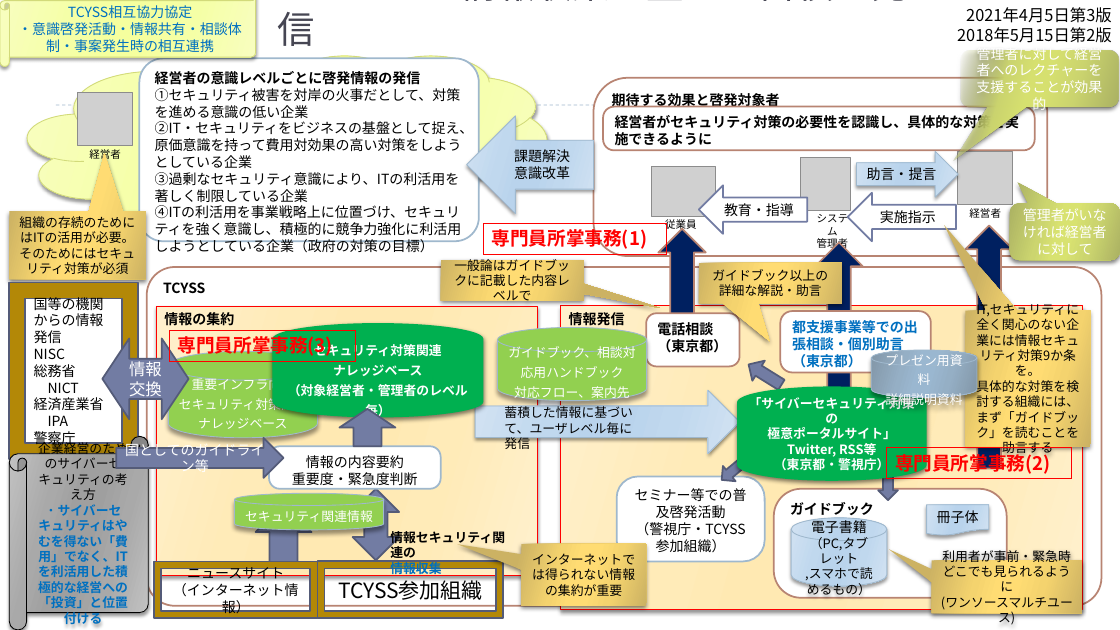
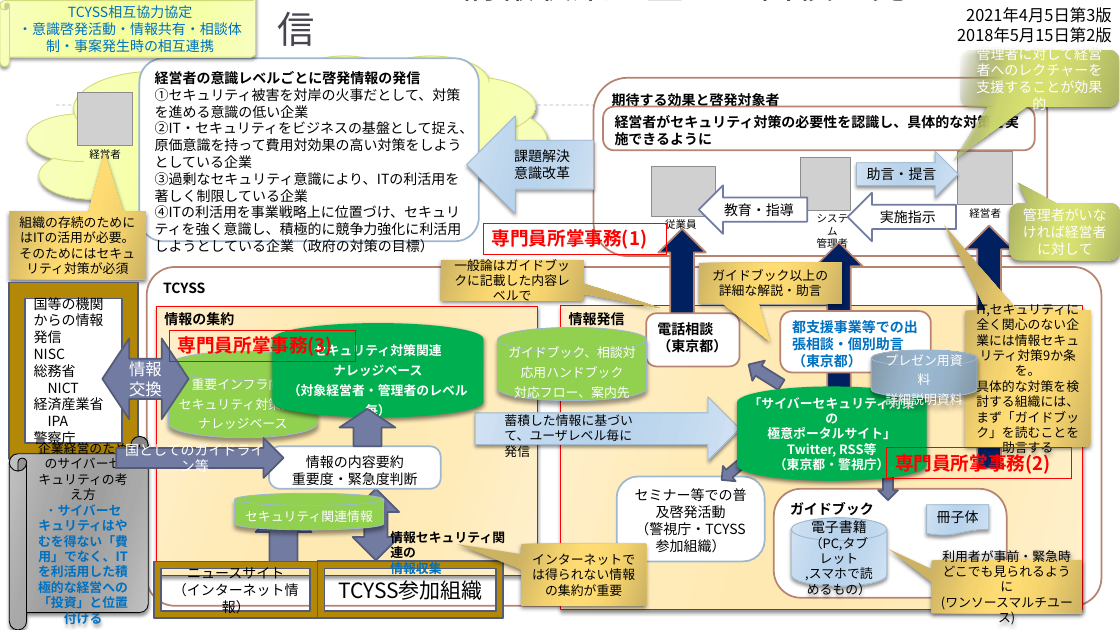
Before and after one commit to BlueMoon55/Presentation_Doc, a slide deck: slide 1 of Cyber/TCYSSでの情報収集・蓄積と発信.pptx. Drawn at 1120x630 pixels with LibreOffice and Linux fonts; fonts in the diff are those of the drawing; grey boxes stand for pictures. Boxes give left, top, right and bottom in pixels: in the first picture for what was removed or moved away, otherwise in the second. Text is boxed around its words. In the diff, an @@ line names an element or a change of style, - is before the commit and + after.

Commit message:
20210712

```diff
--- a/Cyber/TCYSSでの情報収集・蓄積と発信.pptx
+++ b/Cyber/TCYSSでの情報収集・蓄積と発信.pptx
@@ right arrow: place and size @@
-right arrow at box(476, 390, 740, 453)
+right arrow at box(476, 397, 740, 460)
@@ text "蓄積した情報に基づいて、ユーザレベル毎に発信": place and size @@
-text "蓄積した情報に基づいて、ユーザレベル毎に発信" at box(504, 404, 633, 453)
+text "蓄積した情報に基づいて、ユーザレベル毎に発信" at box(504, 411, 633, 460)
```
